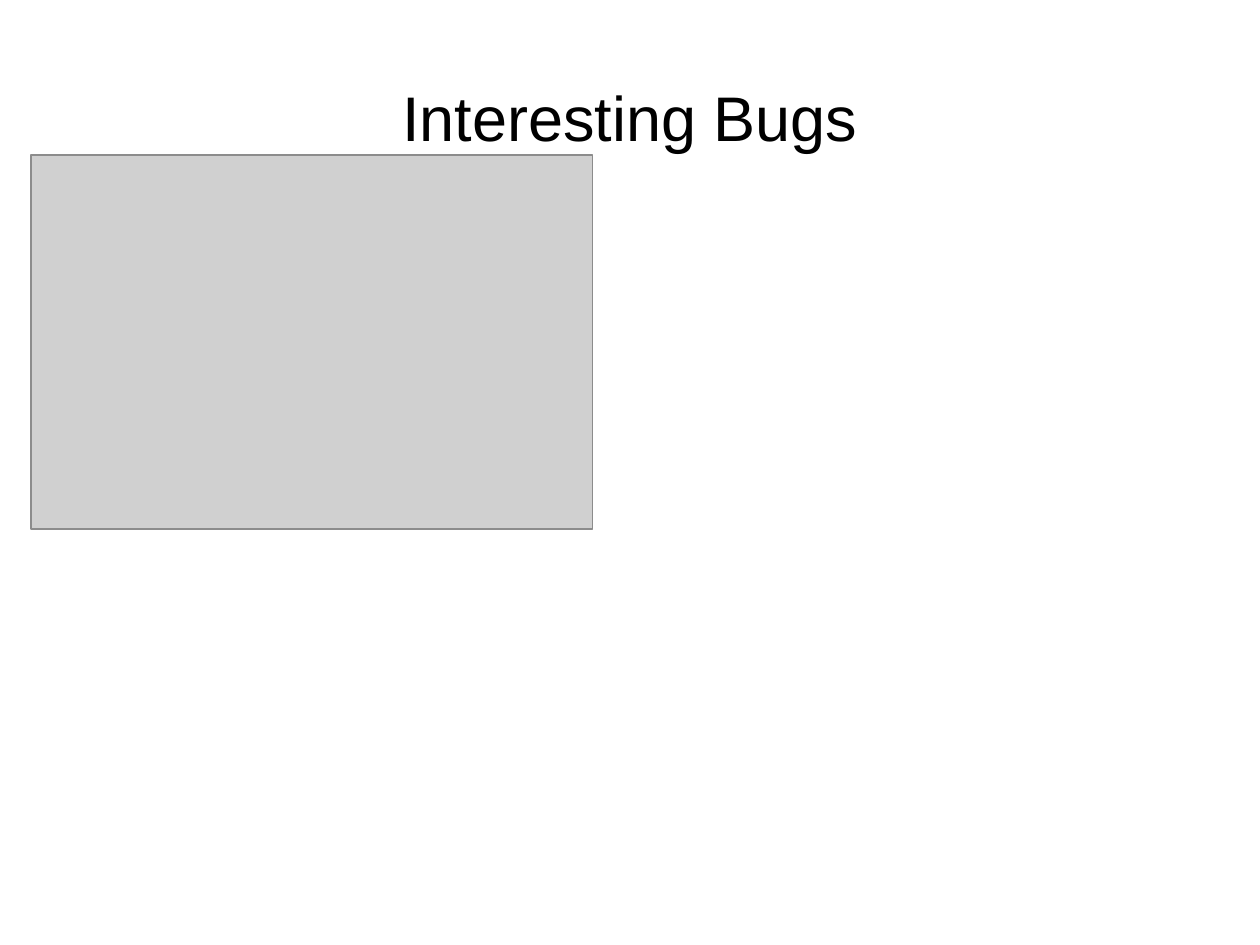
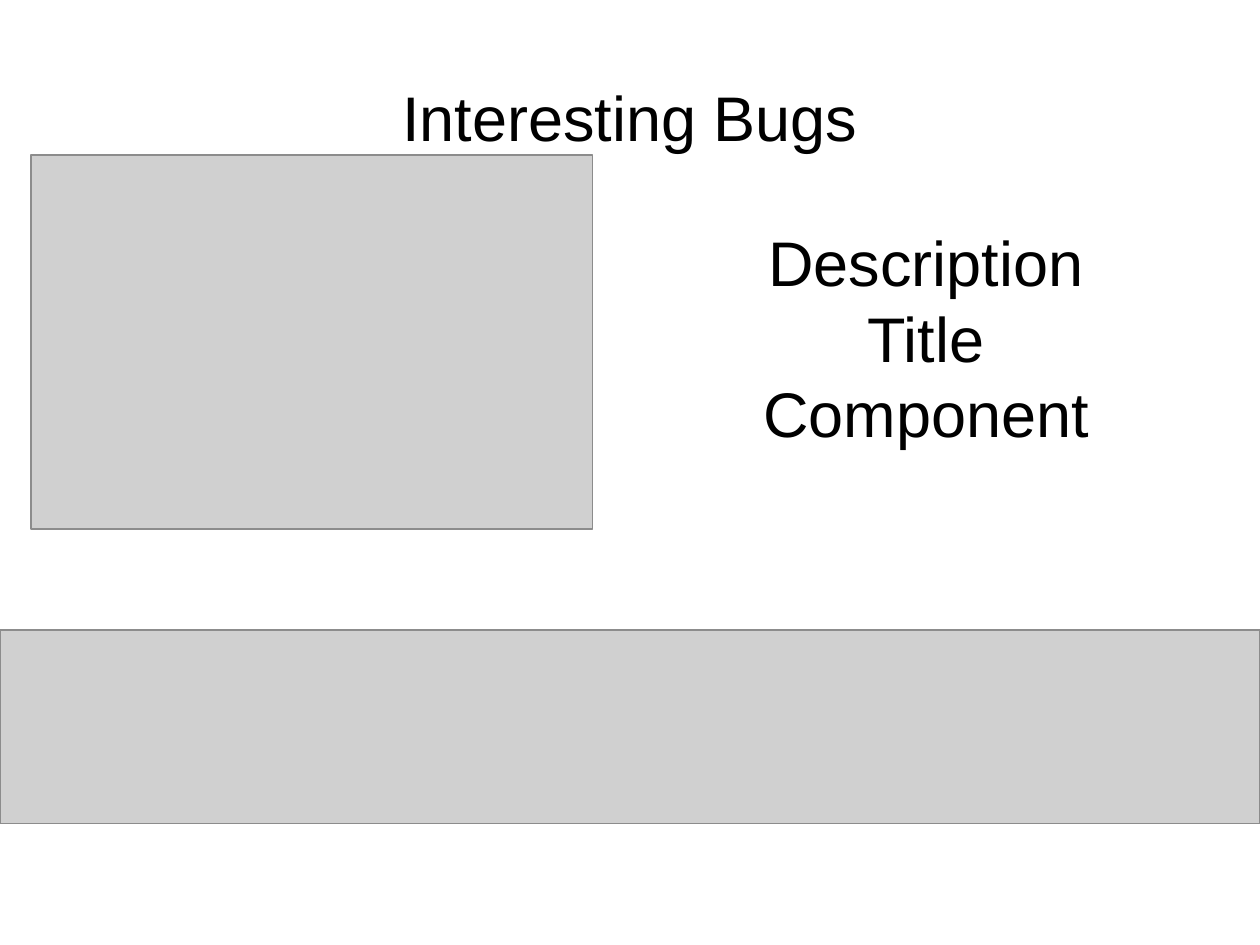
Before and after one commit to oplatek/dwdm, a slide deck: slide 22 of presentation/dwdm_op.pptx. Drawn at 1260x945 pixels with LibreOffice and Linux fonts; fonts in the diff are those of the drawing; grey boxes stand for pictures. Boxes give left, top, right and bottom in pixels: in the first picture for what was removed or moved away, otherwise in the second. Text is boxed around its words. In the diff, an @@ line names an element or a change of style, - is before the commit and + after.

```diff
--- a/presentation/dwdm_op.pptx
+++ b/presentation/dwdm_op.pptx
@@ text added at (763,240,1089,449), 36 pt, text #000000 @@
+Description
+Title
+Component
@@ picture added at (0,630,1260,823) @@
```
Also in this commit, not shown: 2 slides added, 5 other files.
